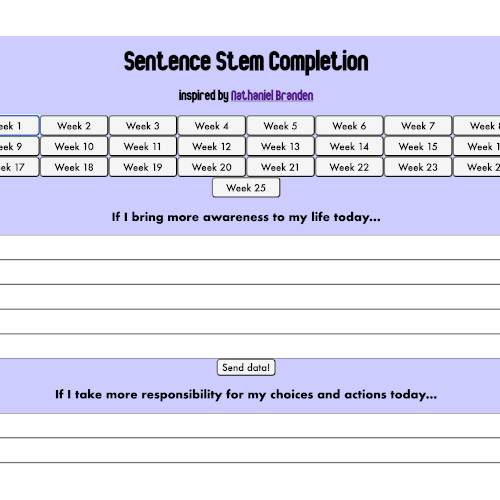
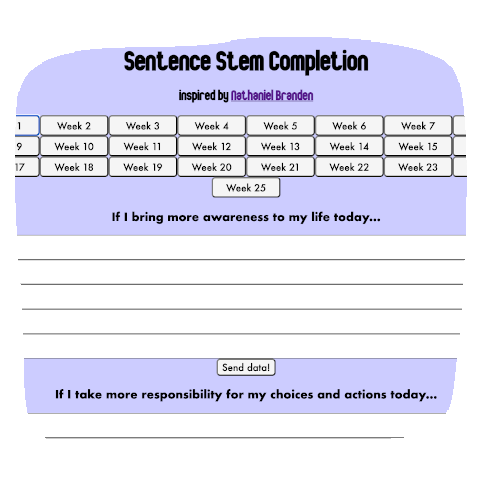
Layered file, before and after one edit (500×500). Changes by layer:
removed layer "Pasted Layer" over [0, 36, 500, 464]
painted on "shape10.png" over [15, 37, 467, 439]
